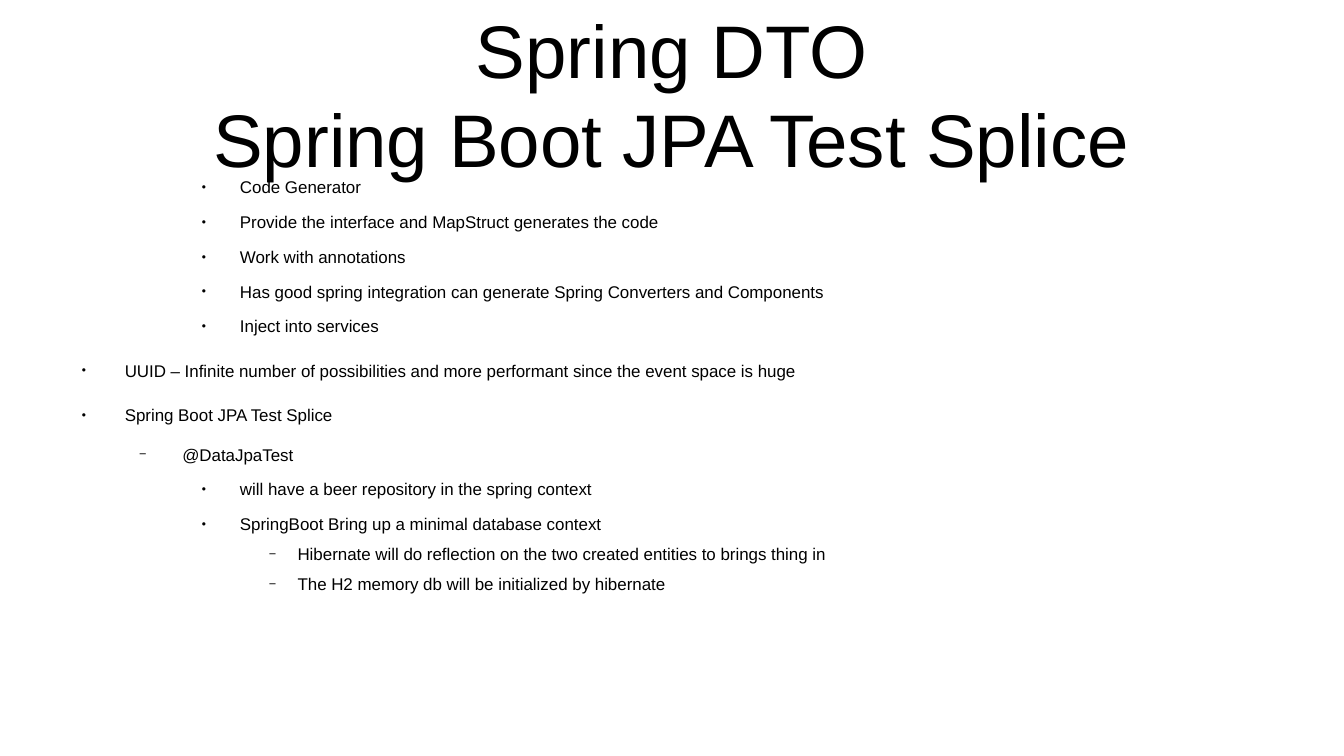
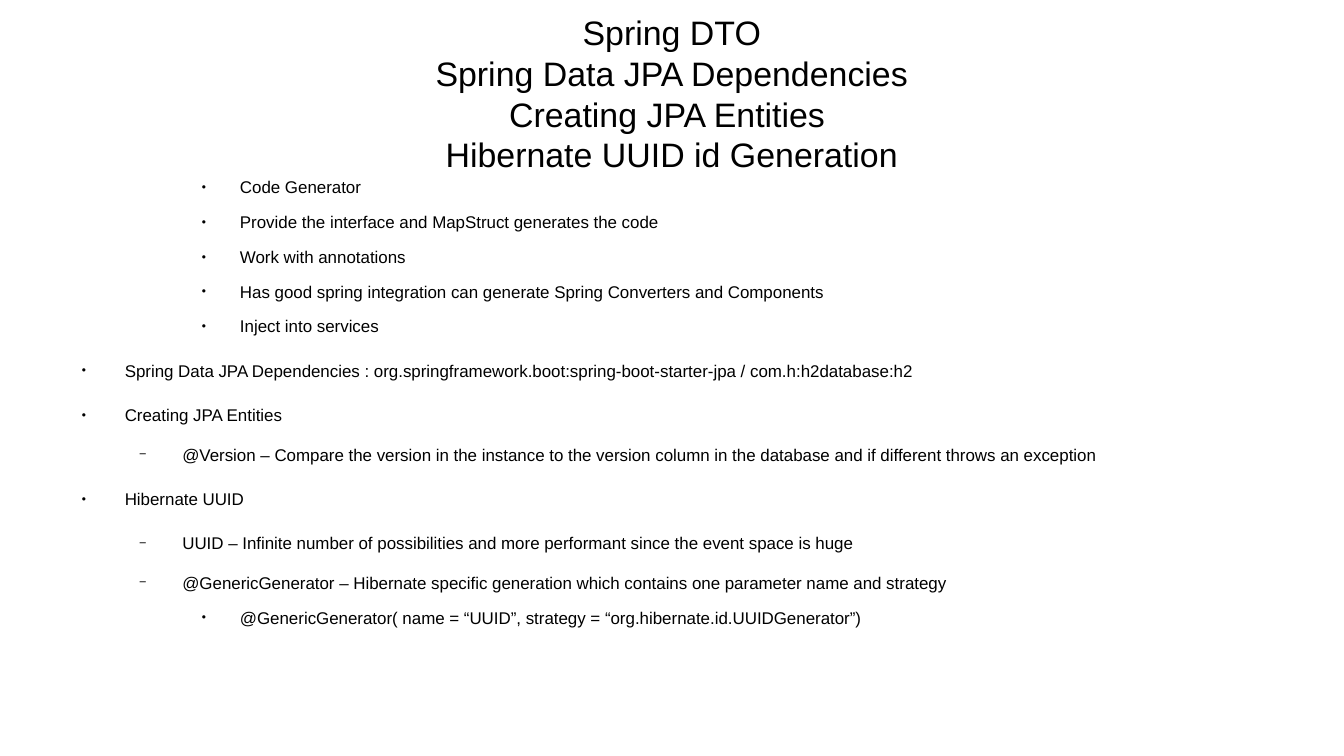
Before and after one commit to CharlesStockman/notesFromCourses, a slide deck: slide 49 of java/spring/Spring 6 - Zero to Hero.odp (slide 42 before the commit). Drawn at 1344x756 pixels with LibreOffice and Linux fonts; fonts in the diff are those of the drawing. Boxes give left, top, right and bottom in pixels: in the first picture for what was removed or moved away, otherwise in the second. Text is boxed around its words. In the diff, an @@ line names an element or a change of style, - is before the commit and + after.

```diff
--- a/java/spring/Spring 6 - Zero to Hero.odp
+++ b/java/spring/Spring 6 - Zero to Hero.odp
@@ title at [436, 20, 908, 168]: text changed; size 44 to 20 pt @@
-Spring DTO
-Spring Boot JPA Test Splice
+Spring DTO
+Spring Data JPA Dependencies
+Creating JPA Entities
+Hibernate UUID id Generation
@@ text at [125, 364, 1096, 505]: paragraphs added @@
+● Spring Data JPA Dependencies : org.springframework.boot:spring-boot-starter-jpa / com.h:h2database:h2
+● Creating JPA Entities
+  − @Version – Compare the version in the instance to the version column in the database and if different throws an exception
+● Hibernate UUID
@@ text at [182, 536, 853, 553]: bullet ● to −; list level 1 to 2 in "UUID – Infinite number of ..." @@
@@ text at [182, 576, 946, 628]: text changed @@
-● Spring Boot JPA Test Splice
-  − @DataJpaTest
-    ● will have a beer repository in the spring context
-    ● SpringBoot Bring up a minimal database context
-      − Hibernate will do reflection on the two created entities to brings thing in
-      − The H2 memory db will be initialized by hibernate
+  − @GenericGenerator – Hibernate specific generation which contains one parameter name and strategy
+    ● @GenericGenerator( name = “UUID”, strategy = “org.hibernate.id.UUIDGenerator”)
```
Also in this commit, not shown: 8 other slides changed, 17 slides added, 31 other files.
